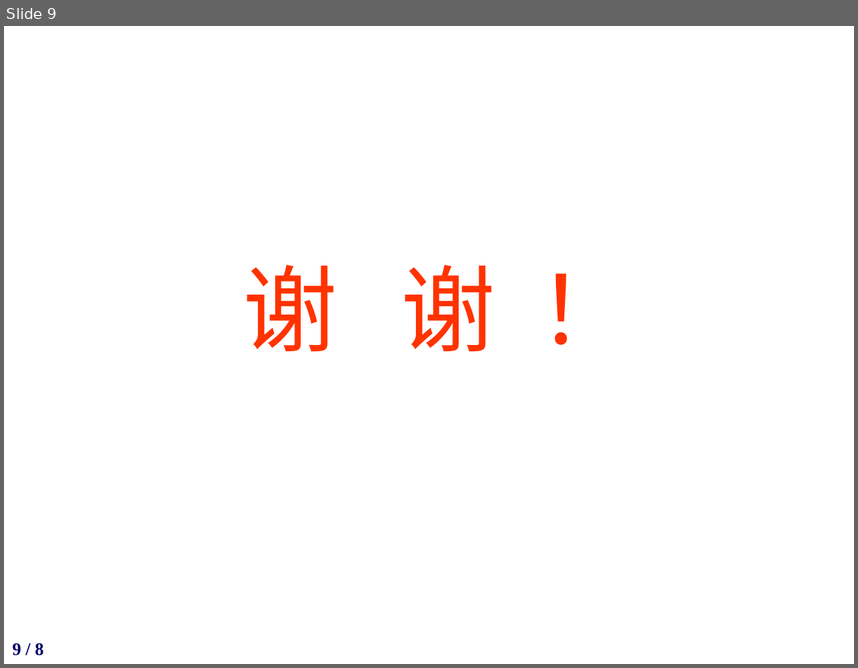
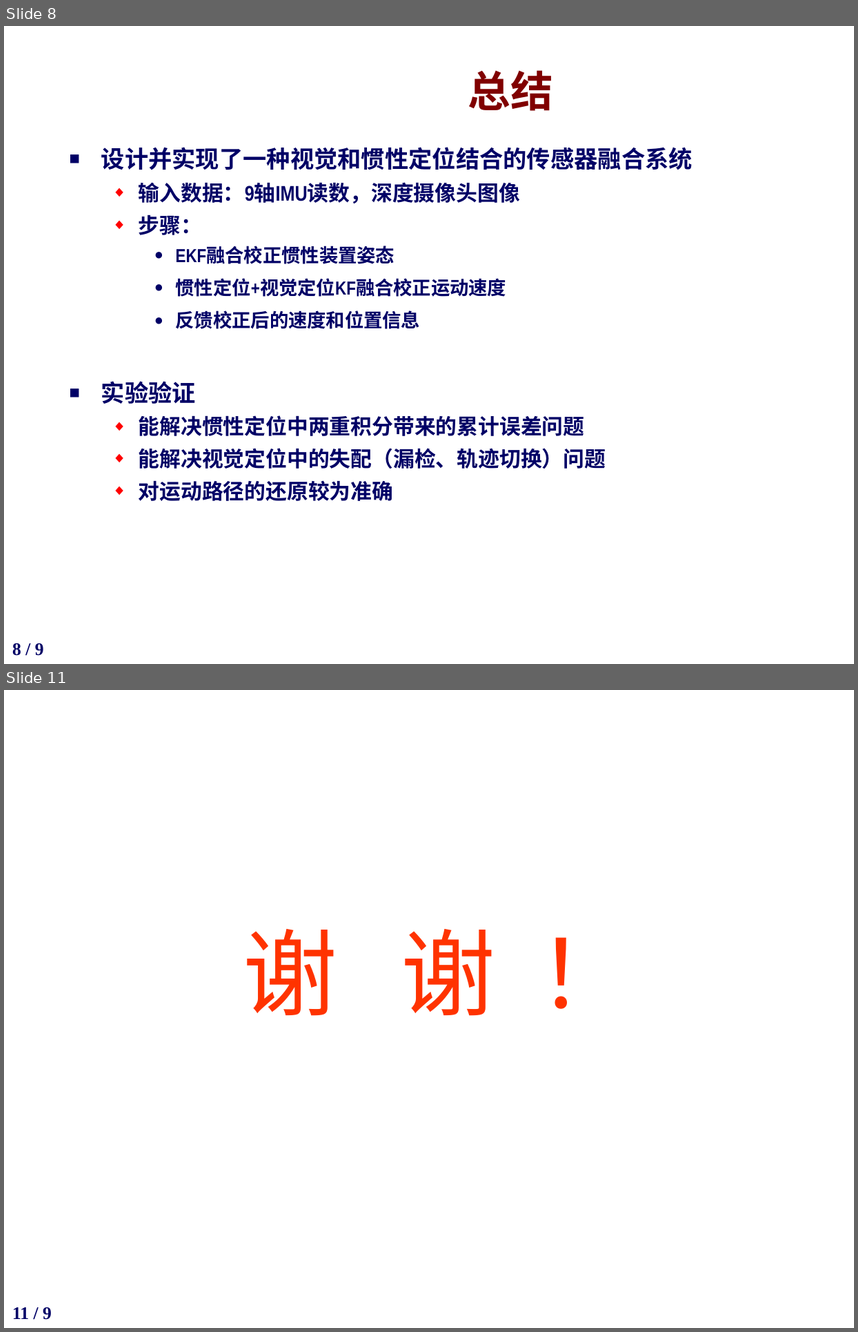
Before and after one commit to potato1996/FinalYearProject, a slide deck: slides/答辩ppt-杜大有1300012870.pptx. Shown one above the other, each under a label of ours: slide 9 before the commit, slides 8 and 11 after it; the slides between them are not shown. The pictures are 858x668 and 858x1332 pixels, drawn with LibreOffice and Linux fonts; fonts in the diff are those of the drawing; background and template pictures are left out. Boxes give left, top, right and bottom in pixels: in the first picture for what was removed or moved away, otherwise in the second. Text is boxed around its words. In the diff, an @@ line names an element or a change of style, - is before the commit and + after.

```diff
--- a/slides/答辩ppt-杜大有1300012870.pptx
+++ b/slides/答辩ppt-杜大有1300012870.pptx
@@ slide 8 added at <box>4,26,854,664</box>, background picture (left out); not listed: 1 template element that a slide beside it also shows @@
@@ title added at <box>468,70,553,111</box>, 36 pt, text #800000, bold @@
+总结
@@ text added at <box>101,147,693,501</box>, 18 pt, text #000066, bold @@
+■ 设计并实现了一种视觉和惯性定位结合的传感器融合系统
+  ◆ 输入数据：9轴IMU读数，深度摄像头图像
+  ◆ 步骤：
+    ● EKF融合校正惯性装置姿态
+    ● 惯性定位+视觉定位KF融合校正运动速度
+    ● 反馈校正后的速度和位置信息
+■ 实验验证
+  ◆ 能解决惯性定位中两重积分带来的累计误差问题
+  ◆ 能解决视觉定位中的失配（漏检、轨迹切换）问题
+  ◆ 对运动路径的还原较为准确
@@ what was slide 9 is now slide 11 @@
@@ page number at <box>12,1307,52,1319</box>: text changed @@
-9 / 8
+11 / 9
```
Also in this commit, not shown: 1 slide changed, 1 other slide added.
